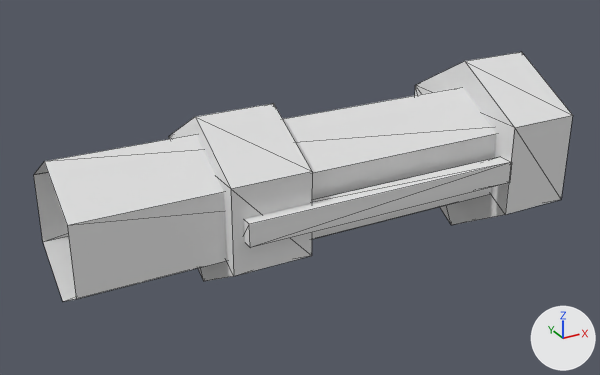
The OBJ model ArtSource/EBS-MER-BLD-002/export/SM_EBS_MER_BLD_002_ConduitStub_LOD1.obj, before and after one commit.
The view is the same before and after, from a 50 mm camera at (-21.9, -118.0, 57.7) aimed at (43.3, 0.7, -1.6). The lights are fixed; the arrows at lower right show +X, +Y and +Z. The older version comes first. Mesh edges are drawn as thin lines. Where no turn or scale is listed for an object, it has been applied to the vertices. Vertices at exactly the same position are counted once.

Objects in the first picture: 'SM_EBS_MER_BLD_002_ConduitStub'.
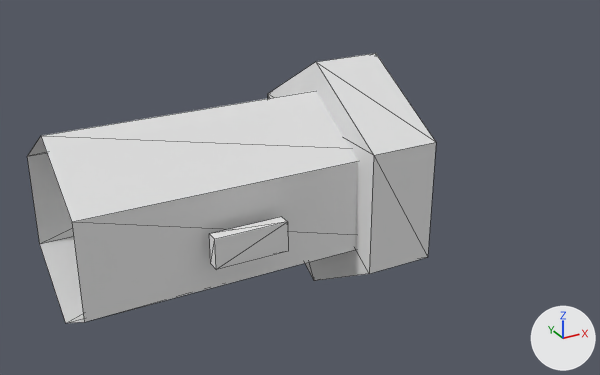
Location of each change, (x1, y1, x2, y2) in pixels of the pictures (600 x 375 px; the box of a moved part takes in the faces that stretch with it):
'SM_EBS_MER_BLD_002_ConduitStub', reshaped (24% narrower, 8% taller): before (34, 52, 573, 301); after (27, 53, 436, 323)
part 1 of me_sm_ebs_mer_bld_002_conduitstub, moved or reshaped: before (34, 87, 497, 301); after (27, 91, 358, 323)
part 2 of me_sm_ebs_mer_bld_002_conduitstub, added: after (268, 53, 436, 281)
part 3 of me_sm_ebs_mer_bld_002_conduitstub, deleted: before (415, 52, 573, 225)
part 4 of me_sm_ebs_mer_bld_002_conduitstub, deleted: before (169, 103, 312, 281)
part 5 of me_sm_ebs_mer_bld_002_conduitstub, deleted: before (244, 157, 512, 247)
part 6 of me_sm_ebs_mer_bld_002_conduitstub, added: after (209, 217, 288, 270)

The change in detail:
Material 'MI_EBS_MER_CeramicCivic' (mat_mi_ebs_mer_ceramiccivic) is new.
Its base color is (0.8, 0.8, 0.8) (white #e7e7e7).
Its roughness is 1.0.
me_sm_ebs_mer_bld_002_conduitstub is used by ob_sm_ebs_mer_bld_002_conduitstub; location (0.0, 0.0, 0.0).
me_sm_ebs_mer_bld_002_conduitstub had 44 vertices, 64 faces and spanned x 0.0..92.0, y -15.0..14.7, z -17.0..17.0.
me_sm_ebs_mer_bld_002_conduitstub now has 32 vertices, 42 faces and spans x 0.0..58.0, y -18.2..18.2, z -21.0..21.0.
me_sm_ebs_mer_bld_002_conduitstub part 1: the loose piece of 12 vertices spanning x 0.0..90.0, y -10.4..10.4, z -12.0..12.0 is scaled about the mesh origin by (0.622, 1.33, 1.33).
me_sm_ebs_mer_bld_002_conduitstub part 2: a new loose piece, a 6-sided cylinder along x spanning x 46.0..58.0, y -18.2..18.2, z -21.0..21.0, in mat_mi_ebs_mer_ceramiccivic (white #e7e7e7).
me_sm_ebs_mer_bld_002_conduitstub part 3: the loose piece of 12 vertices spanning x 78.0..92.0, y -14.7..14.7, z -17.0..17.0 is deleted.
me_sm_ebs_mer_bld_002_conduitstub part 4: the loose piece of 12 vertices spanning x 24.0..38.0, y -13.0..13.0, z -15.0..15.0 is deleted.
me_sm_ebs_mer_bld_002_conduitstub part 5: the loose piece of 8 vertices spanning x 26.0..78.0, y -15.0..-12.0, z -2.0..2.0 is deleted.
Part 6, on me_sm_ebs_mer_bld_002_conduitstub:
8 vertices are added at x 19.0..31.0, y -18.0..-16.0, z -2.5..2.5.
10 new faces join them, mat_mi_ebs_mer_statuscyan (white #e7e7e7).
me_sm_ebs_mer_bld_002_conduitstub gains material mat_mi_ebs_mer_ceramiccivic (white #e7e7e7).
